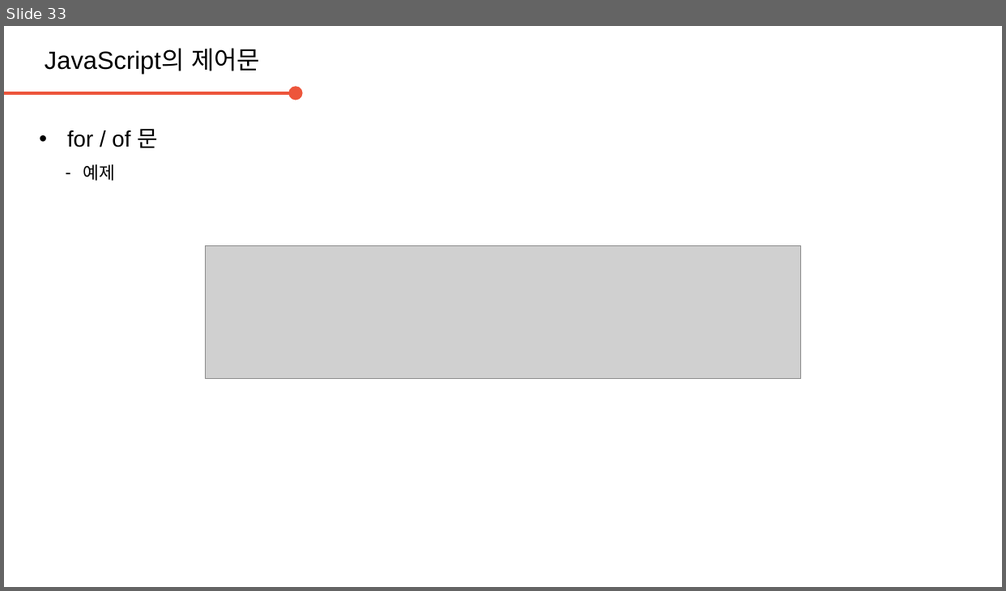
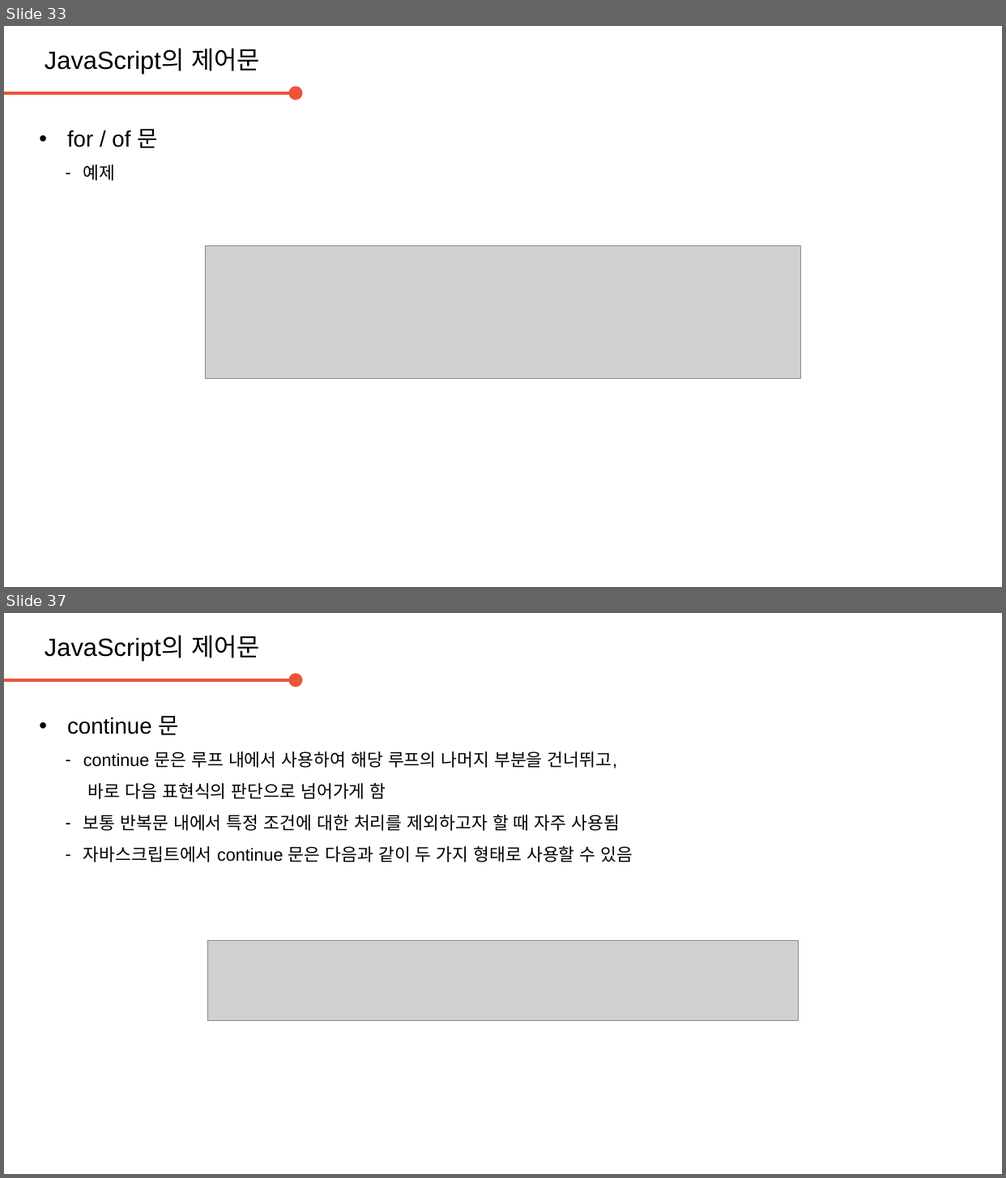
Before and after one commit to daegukdo/GCWM, a slide deck: 33/200820_JavaScript_control_flow.pptx. Shown one above the other, each under a label of ours: slide 33 before the commit, slides 33 and 37 after it; the slides between them are not shown. The pictures are 1006x591 and 1006x1178 pixels, drawn with LibreOffice and Linux fonts; fonts in the diff are those of the drawing; grey boxes stand for pictures; background and template pictures are left out. Boxes give left, top, right and bottom in pixels: in the first picture for what was removed or moved away, otherwise in the second. Text is boxed around its words. In the diff, an @@ line names an element or a change of style, - is before the commit and + after.

Commit message:
get coding with me  - edit JavaScript resource (control flow)  - add JavaScript resource (array)

```diff
--- a/33/200820_JavaScript_control_flow.pptx
+++ b/33/200820_JavaScript_control_flow.pptx
@@ slide 37 added at [4,613,1002,1174], background #FFFFFF @@
@@ text added at [44,635,260,660], 20 pt, text #000000 @@
+JavaScript의 제어문
@@ arrow added from (4, 680) to (296, 680), #ED553B 2.25 pt @@
@@ text added at [67,716,633,862], 14 pt, text #000000 @@
+• continue 문
+  – continue 문은 루프 내에서 사용하여 해당 루프의 나머지 부분을 건너뛰고,
+    바로 다음 표현식의 판단으로 넘어가게 함
+  – 보통 반복문 내에서 특정 조건에 대한 처리를 제외하고자 할 때 자주 사용됨
+  – 자바스크립트에서 continue 문은 다음과 같이 두 가지 형태로 사용할 수 있음
@@ picture added at [208,941,798,1022] @@
```
Also in this commit, not shown: 7 other slides added, 1 slide removed, 4 other files.
